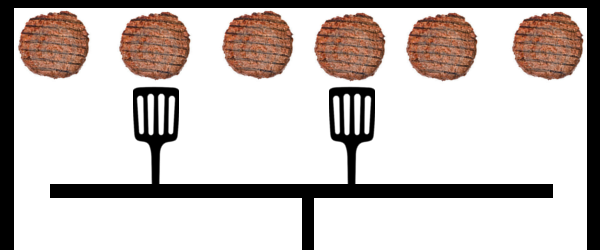
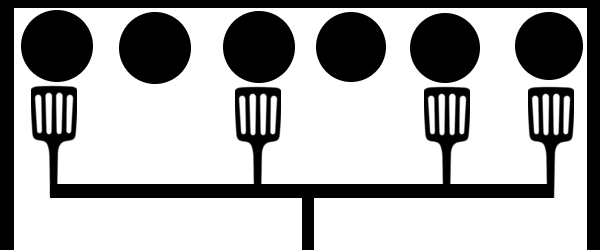
Layers edited between the first and the second w=600, h=250 image:
showed "Spatula 1" over [31, 85, 77, 197]
showed "Spatula 2" over [235, 86, 281, 184]
showed "Spatula 3" over [424, 86, 470, 184]
showed "Spatula 4" over [528, 86, 574, 198]
hid "Spatula 5" over [133, 86, 179, 184]
hid "Spatula 6" over [329, 86, 375, 184]
renamed "Burger 1" to "Burgers #1", painted on it over [16, 9, 583, 84]
removed layer "Burger 2" from group "Burgers" over [312, 11, 387, 82]
removed layer "Burger 3" from group "Burgers" over [220, 9, 295, 82]
removed layer "Burger 4" from group "Burgers" over [117, 10, 192, 83]
removed layer "Burger 5" from group "Burgers" over [510, 10, 585, 81]
removed layer "Burger 6" from group "Burgers" over [404, 11, 480, 83]
